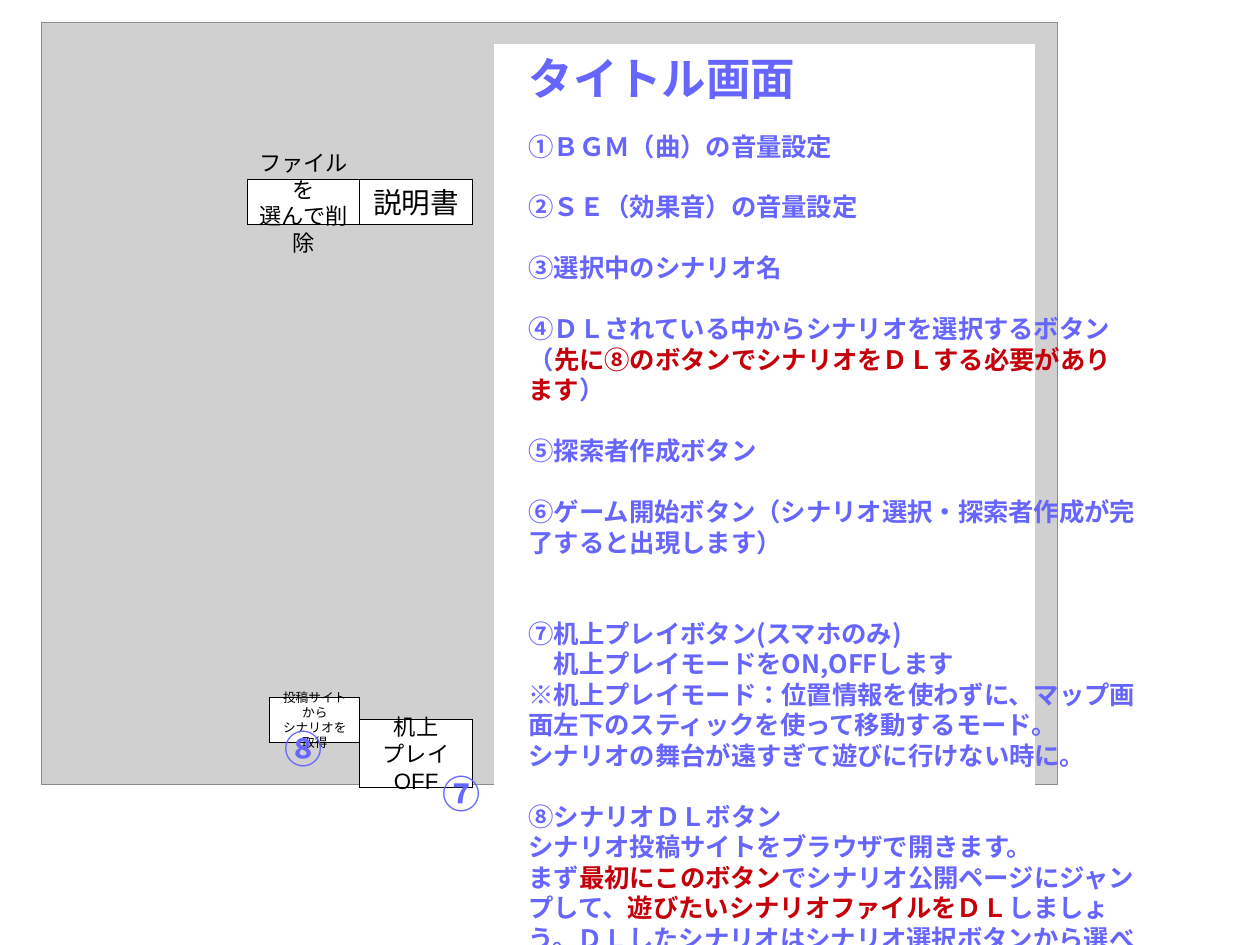
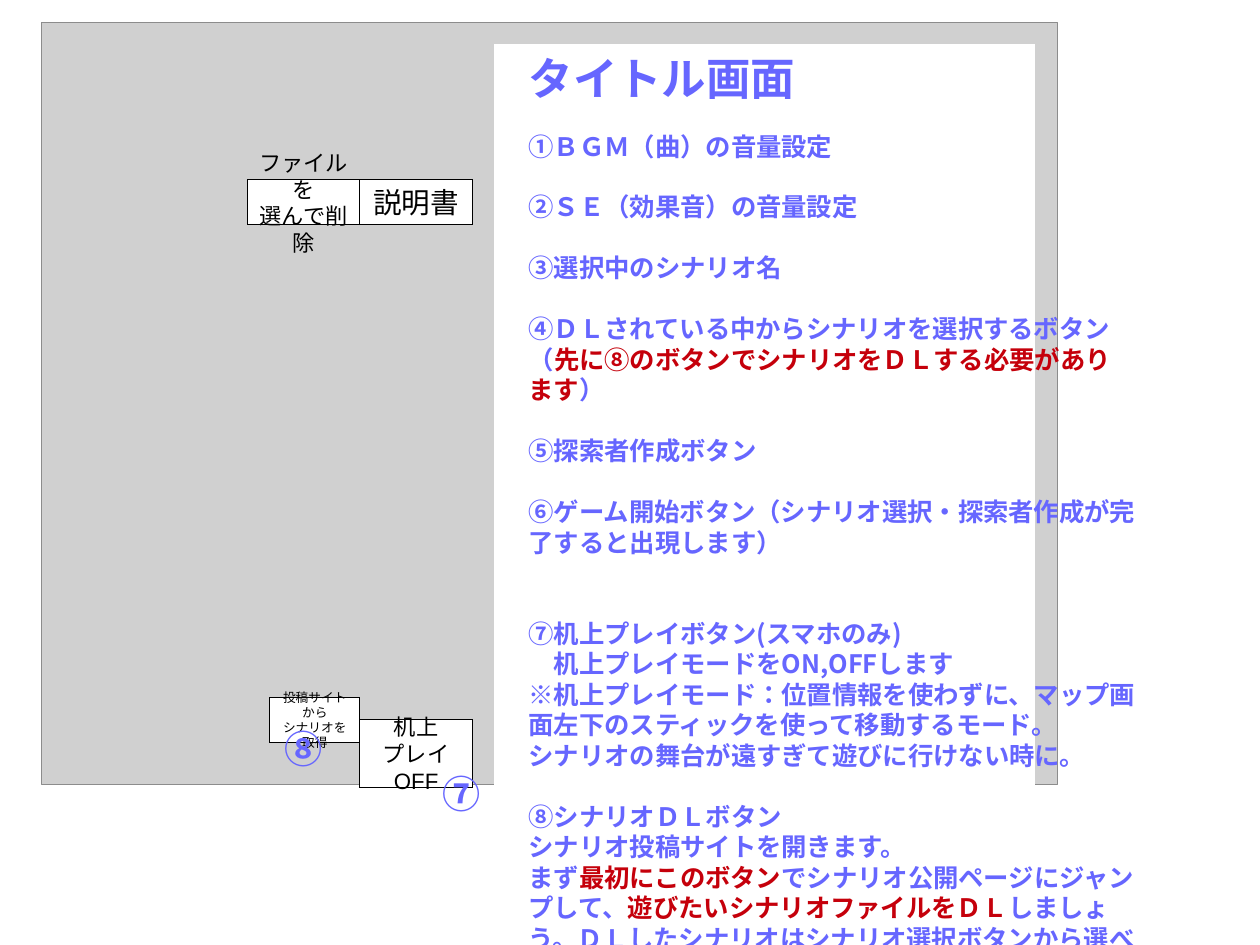
Before and after one commit to HidehiroNomoto/CoCARScenario, a slide deck: slide 3 of CoCScenario/説明書/新規 OpenDocument プレゼンテーション.odp. Drawn at 1260x945 pixels with LibreOffice and Linux fonts; fonts in the diff are those of the drawing; grey boxes stand for pictures. Boxes give left, top, right and bottom in pixels: in the first picture for what was removed or moved away, otherwise in the second. Text is boxed around its words. In the diff, an @@ line names an element or a change of style, - is before the commit and + after.

Commit message:
ver1.6
シナリオ投稿サイトアドレス変更

```diff
--- a/CoCScenario/説明書/新規 OpenDocument プレゼンテーション.odp
+++ b/CoCScenario/説明書/新規 OpenDocument プレゼンテーション.odp
@@ text at (529, 834, 906, 859): text changed @@
-シナリオ投稿サイトをブラウザで開きます。
+シナリオ投稿サイトを開きます。
```
Also in this commit, not shown: 2 other slides changed, 1 slide added, 5 other files.
